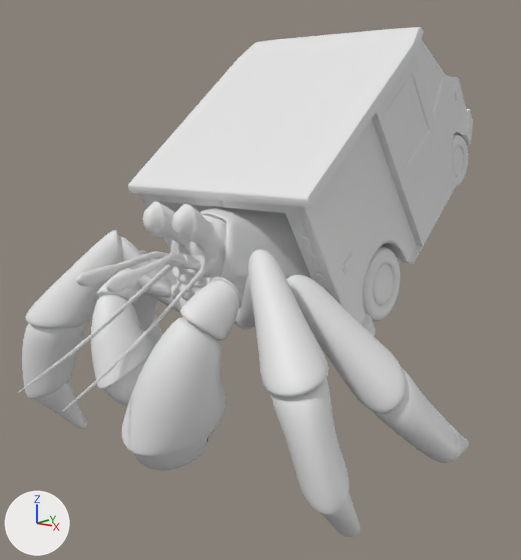
One commit to the Blender file GoingPostal.blend: the scene before it, then after it.
Rendered twice from a 50 mm camera at (5.19, -4.8, 3.78) aimed at (-0.21, 1.93, 1.95). The lights are fixed; the arrows at lower left show +X, +Y and +Z.

The scene before the commit, as lines of its bpy script (objects in view):
```python
ob_hermit_claws = bpy.data.objects.new('hermit_claws', me_hermit_crab_001)
ob_hermit_claws.location = (0.0, 0.0, 0.38)
ob_hermit_claws.rotation_euler = (-0.0452, 0.0, 0.0)  # degrees (-2.6, 0, 0)
ob_hermit_claws.scale = (1.02, 1.02, 1.02)
ob_postal_door = bpy.data.objects.new('postal_door', me_cube_001)
ob_postal_door.location = (0.0, 3.78, 2.32)
ob_postal_door.rotation_euler = (-0.661, 0.0, 3.142)  # degrees (-38, 0, 180)
ob_postal_door.scale = (1.08, 1.08, 1.08)
ob_postal_truck_x___37_9 = bpy.data.objects.new('postal_truck x: -37.9', me_cube)
ob_postal_truck_x___37_9.location = (0.0, 3.78, 2.32)
ob_postal_truck_x___37_9.rotation_euler = (-0.661, 0.0, 3.142)  # degrees (-38, 0, 180)
ob_postal_truck_x___37_9.scale = (1.08, 1.08, 1.08)
# also in view: 'hermit_main' at (0.0, 0.75, 1.53)
```
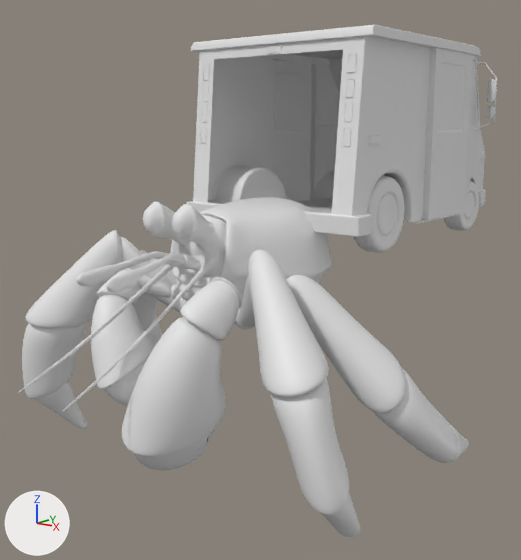
What changed in the scene script:
```text
Change ob_postal_truck_x___37_9:
    ob_postal_truck_x___37_9.rotation_euler: (-0.661, 0.0, 3.142) -> (0.0, 0.0, 3.142)  # degrees (-38, 0, 180) -> degrees (0, 0, 180)
Change ob_postal_door:
    ob_postal_door.rotation_euler: (-0.661, 0.0, 3.142) -> (0.0, 0.0, 3.142)  # degrees (-38, 0, 180) -> degrees (0, 0, 180)
```

Location of each change, (x1, y1, x2, y2) in pixels of the pictures (521 x 560 px):
'postal_truck x: -37.9', turned: before (128, 27, 473, 336); after (186, 25, 497, 253)
'postal_door', turned: before (372, 55, 454, 246); after (273, 47, 472, 220)
